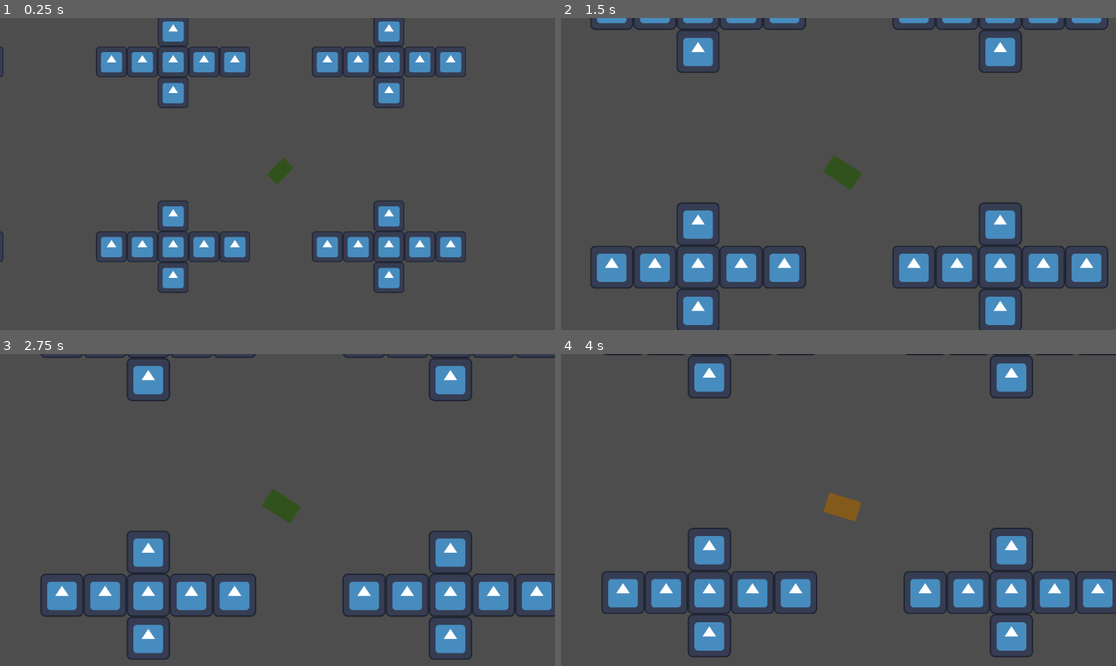
Above: before the commit, frames 1-4 (two rows, left to right).
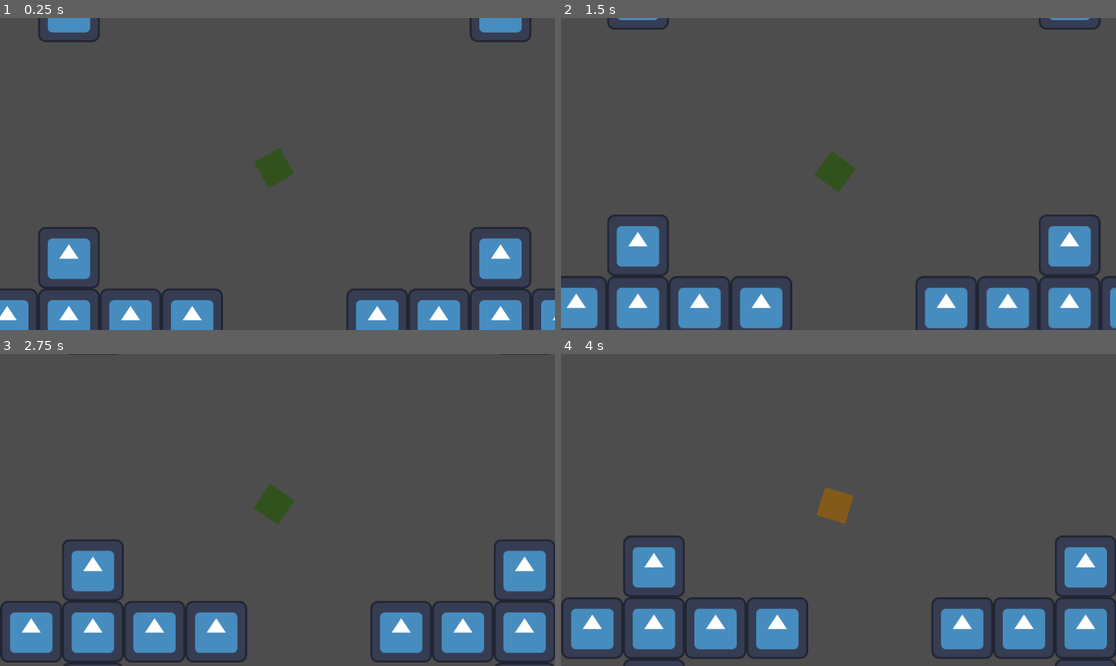
Above: after the commit, the same moments.

Repository: delaitaris/top-down-movement-game
Game: Godot game, scene res://scenes/game.tscn
Two runs of this game, one before a commit and one after it. Both use one fixed random seed, a clock stepped at 60 frames per second and the inputs below. The engine's default icon, where the game draws it, is replaced by a stand-in: a white triangle on a blue panel in a dark square.
Inputs (mouse positions are in pixels of both pictures, inside the frame that each line leads up to):
- Up to frame 1 (0.25 s): no input
- Up to frame 2 (1.5 s): tap Enter at 0.5 s; move the mouse to (794, 139) at 0.52 s; tap A (a) at 0.6 s; click (794, 139) at 0.67 s; tap S (s) at 0.8, 1.35 s; move the mouse to (771, 127) at 1.27 s; click (771, 127) at 1.42 s
- Up to frame 3 (2.75 s): tap A (a) at 1.55, 2.1 s; move the mouse to (210, 463) at 2.02 s; click (210, 463) at 2.17 s; tap S (s) at 2.3 s
- Up to frame 4 (4 s): move the mouse to (771, 463) at 2.77 s; tap D (d) at 2.85 s; click (771, 463) at 2.92 s; tap A (a) at 3.05 s; move the mouse to (1005, 556) at 3.52 s; tap Ctrl (lower height) at 3.6 s; click (1005, 556) at 3.67 s; tap S (s) at 3.8 s

The runs differ from the first frame. In frame 1, 20% of the frame differs, in the area x 0-100%, y 0-100%; in frame 2, 19%; in frame 3, 19%; in frame 4, 19%.

Commit message:
fixed sprite
just made it more uniform

Diff:
--- a/scenes/character.tscn
+++ b/scenes/character.tscn
@@ -53,8 +53,8 @@
 
 [node name="AnimatedSprite2D" type="AnimatedSprite2D" parent="." unique_id=1273842429]
 texture_filter = 1
-position = Vector2(201.50002, 128)
-scale = Vector2(3.0937498, 1.8750001)
+position = Vector2(183, 127.5)
+scale = Vector2(1.9374993, 1.9062501)
 sprite_frames = SubResource("SpriteFrames_2cgup")
 script = ExtResource("3_0lw5n")
 
@@ -64,7 +64,6 @@
 
 [node name="Camera2D" type="Camera2D" parent="." unique_id=314733650]
 offset = Vector2(190, 140)
-zoom = Vector2(0.5, 0.5)
 position_smoothing_enabled = true
 position_smoothing_speed = 7.0
 script = ExtResource("3_px5sl")
